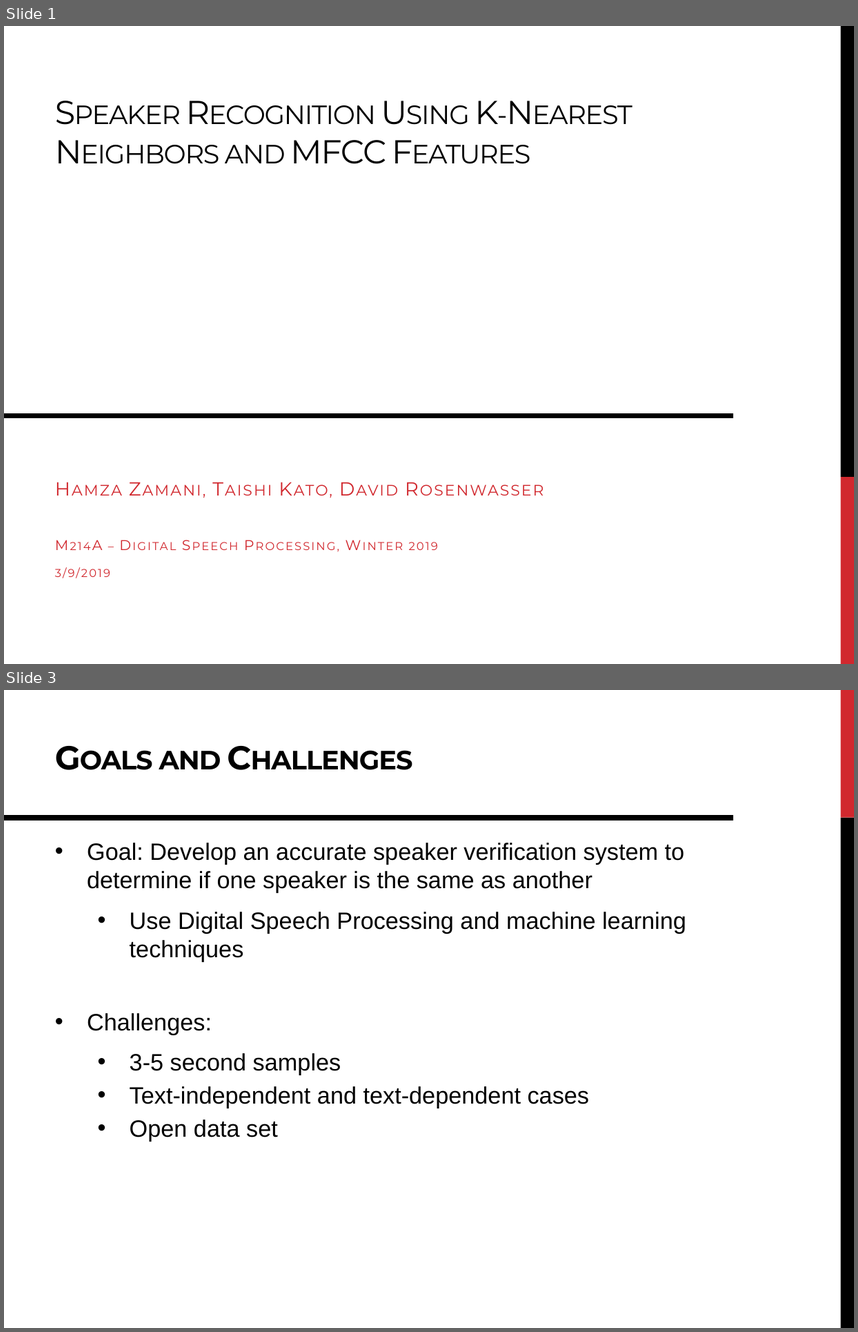
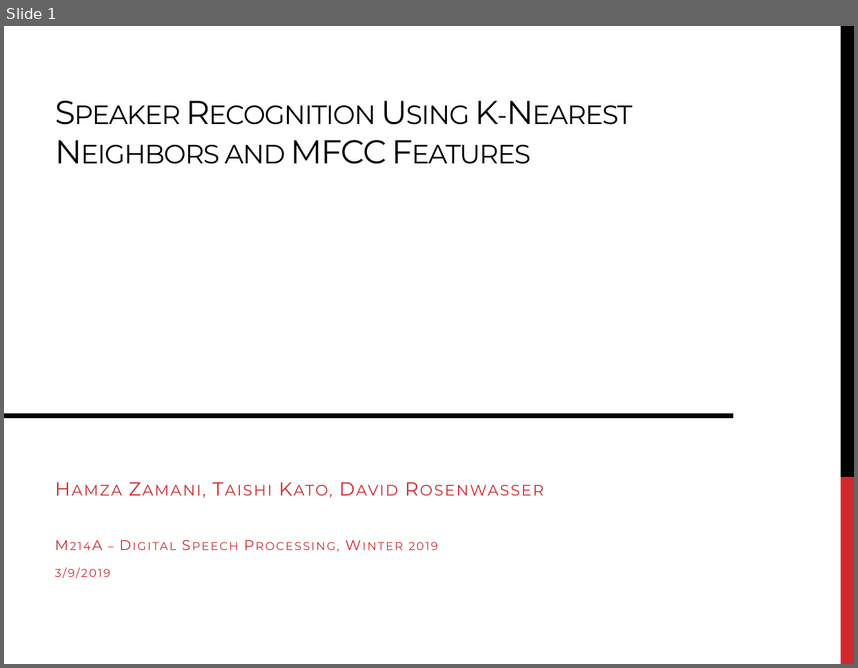
Before and after one commit to DavidRosenwasser/EE_M214A, a slide deck: Report/M214A Project Presentation.pptx. Shown one above the other, each under a label of ours: slides 1 and 3 before the commit, slide 1 after it; the slides between them are not shown. The pictures are 858x1332 and 858x668 pixels, drawn with LibreOffice and Linux fonts; fonts in the diff are those of the drawing. Boxes give left, top, right and bottom in pixels: in the first picture for what was removed or moved away, otherwise in the second. Text is boxed around its words. In the diff, an @@ line names an element or a change of style, - is before the commit and + after.

```diff
--- a/Report/M214A Project Presentation.pptx
+++ b/Report/M214A Project Presentation.pptx
@@ slide 3 removed at [4,690,854,1328], background #FFFFFF @@
@@ rectangle removed at [840,690,854,818] @@
@@ title removed at [87,751,221,1034] @@
-Goals and Challenges
@@ line removed from (4, 818) to (733, 818) @@
@@ rectangle removed at [840,818,854,1328] @@
@@ text removed at [87,842,686,1141] @@
-• Goal: Develop an accurate speaker verification system to determine if one speaker is the same as another
-  • Use Digital Speech Processing and machine learning techniques
-• Challenges:
-  • 3-5 second samples
-  • Text-independent and text-dependent cases
-  • Open data set
```
Also in this commit, not shown: 2 slides changed.
